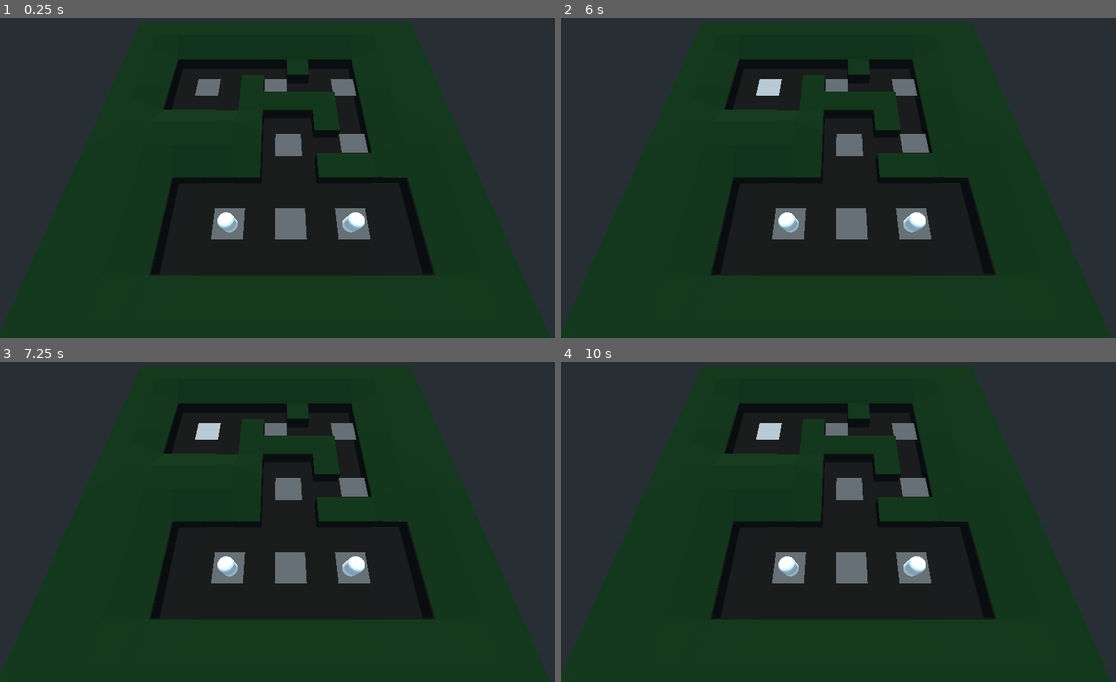
Above: before the commit, frames 1-4 (two rows, left to right).
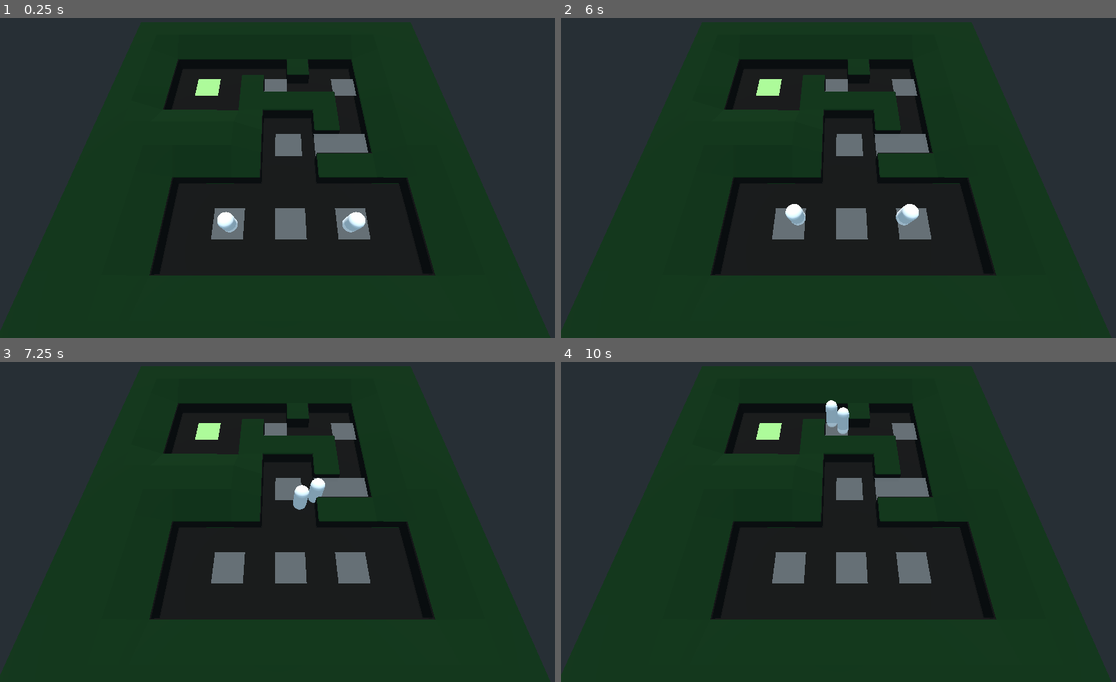
Above: after the commit, the same moments.

Repository: rubenMiller/rwu-spieleentwicklung-project
Game: Godot game, scene res://levels/pathfinding.tscn
Two runs of this game, one before a commit and one after it. Both use one fixed random seed, a clock stepped at 60 frames per second and the inputs below.
Inputs (mouse positions are in pixels of both pictures, inside the frame that each line leads up to):
- Up to frame 1 (0.25 s): no input
- Up to frame 2 (6 s): tap Enter (ui_accept) at 0.5, 0.77, 1.25, 1.52, 2, 2.75, 3.02, 3.5, 3.77, 4.25, 4.52 s; move the mouse to (960, 158) at 0.52 s; press the mouse at (960, 158) at 0.53 s; move the mouse to (727, 190) at 1.27 s; release the mouse at (727, 190) at 1.28 s; click (727, 190) at 1.35 s; move the mouse to (894, 104) at 2.02 s; hold Right mouse button (mouse_right) 2.03-2.78 s; click (894, 104) at 2.3 s; move the mouse to (810, 242) at 2.77 s; click (810, 242) at 2.85 s; move the mouse to (1005, 222) at 3.52 s; press the mouse at (1005, 222) at 3.53 s; move the mouse to (672, 126) at 4.27 s; release the mouse at (672, 126) at 4.28 s; right-click (672, 126) at 4.35 s; click (672, 126) at 4.55 s; move the mouse to (866, 174) at 5.02 s; press the mouse at (866, 174) at 5.03 s; move the mouse to (755, 94) at 5.77 s; release the mouse at (755, 94) at 5.78 s; click (755, 94) at 5.85 s
- Up to frame 3 (7.25 s): tap Enter (ui_accept) at 6.02, 6.77 s; move the mouse to (399, 502) at 6.52 s; hold Right mouse button (mouse_right) from 6.53 s (still down); click (399, 502) at 6.8 s
- Up to frame 4 (10 s): move the mouse to (727, 534) at 7.27 s; release Right mouse button (mouse_right) at 7.28 s; click (727, 534) at 7.35 s; tap Enter (ui_accept) at 7.52, 9.02, 9.77 s; move the mouse to (894, 448) at 8.02 s; press the mouse at (894, 448) at 8.03 s; move the mouse to (810, 586) at 8.77 s; release the mouse at (810, 586) at 8.78 s; right-click (810, 586) at 8.85 s; click (810, 586) at 9.05 s; move the mouse to (1005, 566) at 9.52 s; press the mouse at (1005, 566) at 9.53 s

The runs differ from the first frame. In frame 1, 0.5% of the frame differs, in the area x 35-66%, y 19-66%; in frame 2, 1.1%; in frame 3, 1.1%; in frame 4, 1.2%, in the area x 35-66%, y 11-68%.

Commit message:
First changes for Troops and tried to tidy up tiles

Diff:
--- a/godot-files/Entities/Troop.gd
+++ b/godot-files/Entities/Troop.gd
@@ -1,69 +1,41 @@
 extends KinematicBody
 
-signal Won
+export var idleMaterial: Material
+export var selectedMaterial: Material
 
-var path = []
-var path_node = 0
+onready var selected = false
+onready var tile_handler = get_node("../tile_handler")
+onready var _agent: NavigationAgent = $NavigationAgent
 
-var speed = 10
-
-onready var nav = get_parent()
-onready var move = false
-onready var tile_handler = get_node("../tile_handler")
-onready var navigating_to_win_tile = false
-
-var idleMaterial: Material =  load("res://Art/materials/troop_idle_Material.tres")
-var selectedMaterial: Material = load("res://Art/materials/troop_selected_Material.tres")
+var _velocity := Vector3.ZERO
 
 func _ready():
 	$Label3D.hide()
 	$MeshInstance.material_override = idleMaterial
-	print(tile_handler)
+	_agent.set_target_location(global_transform.origin)
 	tile_handler.connect("tile_selected", self, "move") # aufruf der move funktion
 
 func _physics_process(delta: float) -> void:
-	if path_node < path.size():
-		var direction = (path[path_node] - global_transform.origin)
-		if direction.length() < 1:
-			path_node += 1
-		else:
-			move_and_slide(direction.normalized() * speed)
-		if path_node == path.size():
-			move_and_collide(direction.normalized())
-			if navigating_to_win_tile == true:
-				emit_signal("Won")
+	if _agent.is_navigation_finished():
+		return
+
+	var direction := global_transform.origin.direction_to(_agent.get_next_location())
+	direction.normalized()
+	_velocity = direction * 10
+	_velocity = move_and_slide(_velocity)
+
+func _unhandled_input(event: InputEvent) -> void:
+	handle_input(event)
+	#_state._unhandled_input(event)
 
 func move(child):
+		_agent.set_target_location(child.global_transform.origin)
 
-	if(child.filename == "res://Tiles/Tile.tscn"):
-		navigating_to_win_tile = false
-	if(child.filename == "res://win_tile/win_tile.tscn"):
-		print("On the way to the win")
-		navigating_to_win_tile = true
-	move_to(child.global_transform.origin)
-
-func move_to(target_pos):
-	if move == true:
-		path = nav.get_simple_path(global_transform.origin, target_pos)
-		print(global_transform.origin)
-		print(target_pos)
-		path_node = 0
-
-
-func _on_Area_input_event(camera, event, position, normal, shape_idx):
-	pass
-#	if event.is_action_pressed("mouse_left"):
-#		print("Troop pressed")
-#		if move == true:
-#			print("move to false")
-#			print(material)
-#			material.albedo_color = Color(1, 1, 1)
-#			move = false
-#		elif move == false:
-#			print(material)
-#			print("move to true")
-#			material.albedo_color = Color(1, 0, 0)
-#			move = true
+func handle_input(event):
+	if event:
+		tile_handler.connect("tile_selected", self, "move")
+	else:
+		tile_handler.disconnect("tile_selected", self, "move")
 
 
 func _on_SelectionArea_selection_toggled(selection):
@@ -71,8 +43,7 @@
 	if selection:
 		$Label3D.show()
 		$MeshInstance.material_override = selectedMaterial
-		move = true
+		selected = true
 	else:
 		$Label3D.hide()
 		$MeshInstance.material_override = idleMaterial
-		move = false
--- a/godot-files/Entities/Troop.tscn
+++ b/godot-files/Entities/Troop.tscn
@@ -1,7 +1,9 @@
-[gd_scene load_steps=8 format=2]
+[gd_scene load_steps=10 format=2]
 
 [ext_resource path="res://Entities/Troop.gd" type="Script" id=1]
 [ext_resource path="res://Entities/SelectionArea.gd" type="Script" id=2]
+[ext_resource path="res://Art/materials/troop_idle_Material.tres" type="Material" id=3]
+[ext_resource path="res://Art/materials/troop_selected_Material.tres" type="Material" id=4]
 
 [sub_resource type="SpatialMaterial" id=6]
 
@@ -18,6 +20,8 @@
 
 [node name="Troop" type="KinematicBody"]
 script = ExtResource( 1 )
+idleMaterial = ExtResource( 3 )
+selectedMaterial = ExtResource( 4 )
 
 [node name="MeshInstance" type="MeshInstance" parent="."]
 transform = Transform( 1, 0, 0, 0, -4.37114e-08, -1, 0, 1, -4.37114e-08, 0, 0, 0 )
@@ -41,5 +45,8 @@
 text = "Selected
 "
 
+[node name="NavigationAgent" type="NavigationAgent" parent="."]
+target_desired_distance = 0.1
+
 [connection signal="input_event" from="MeshInstance/SelectionArea" to="." method="_on_Area_input_event"]
 [connection signal="selection_toggled" from="MeshInstance/SelectionArea" to="." method="_on_SelectionArea_selection_toggled"]
--- a/godot-files/Tiles/Tile.gd
+++ b/godot-files/Tiles/Tile.gd
@@ -2,19 +2,16 @@
 
 signal tile_selected(vector)
 
-
-var selectedMaterial: Material = load("res://Art/materials/tile_selected.tres")
-var unselectedMaterial: Material = load("res://Art/materials/tile_unselected.tres")
+export var selectedMaterial: Material
+export var unselectedMaterial: Material
 
 func _ready():
 	$MeshInstance.material_override = unselectedMaterial
 
-
 func _on_Area_input_event(camera, event, position, normal, shape_idx):
 	if event.is_action_pressed("mouse_left"):
-		print("I am node at: ", global_transform.origin)
+		emit_signal("tile_selected", self)
 		$MeshInstance.material_override = selectedMaterial
-		emit_signal("tile_selected", self)
-		print("signal emitted")
+
 	if event.is_action_pressed("mouse_right"):
 		$MeshInstance.material_override = unselectedMaterial
--- a/godot-files/Tiles/Tile.tscn
+++ b/godot-files/Tiles/Tile.tscn
@@ -1,6 +1,8 @@
-[gd_scene load_steps=6 format=2]
+[gd_scene load_steps=8 format=2]
 
 [ext_resource path="res://Tiles/Tile.gd" type="Script" id=1]
+[ext_resource path="res://Art/materials/tile_selected.tres" type="Material" id=2]
+[ext_resource path="res://Art/materials/tile_unselected.tres" type="Material" id=3]
 
 [sub_resource type="ConcavePolygonShape" id=8]
 
@@ -13,8 +15,10 @@
 [sub_resource type="BoxShape" id=11]
 
 [node name="Tile" type="KinematicBody"]
-transform = Transform( 2, 0, 0, 0, 1, 0, 0, 0, 2, 7, 2, 4 )
+transform = Transform( 2, 0, 0, 0, 1, 0, 0, 0, 2, 0, 0, 0 )
 script = ExtResource( 1 )
+selectedMaterial = ExtResource( 2 )
+unselectedMaterial = ExtResource( 3 )
 
 [node name="StaticBody" type="StaticBody" parent="."]
 
--- a/godot-files/levels/pathfinding.tscn
+++ b/godot-files/levels/pathfinding.tscn
@@ -43,16 +43,16 @@
 
 [node name="tile_handler" parent="Navigation" instance=ExtResource( 3 )]
 
-[node name="Tile1" parent="Navigation/tile_handler" instance=ExtResource( 2 )]
+[node name="Tile1" parent="Navigation/tile_handler" groups=["StartTile"] instance=ExtResource( 2 )]
 transform = Transform( 2, 0, 0, 0, 1, 0, 0, 0, 2, -8, 3, -14 )
 
 [node name="Tile7" parent="Navigation/tile_handler" instance=ExtResource( 2 )]
 transform = Transform( 2, 0, 0, 0, 1, 0, 0, 0, 2, -10, 3, 10 )
 
-[node name="Tile5" parent="Navigation/tile_handler" instance=ExtResource( 2 )]
+[node name="Tile5" parent="Navigation/tile_handler" groups=["StartTile"] instance=ExtResource( 2 )]
 transform = Transform( 2, 0, 0, 0, 1, 0, 0, 0, 2, 0, 3, -14 )
 
-[node name="Tile2" parent="Navigation/tile_handler" instance=ExtResource( 2 )]
+[node name="Tile2" parent="Navigation/tile_handler" groups=["StartTile"] instance=ExtResource( 2 )]
 transform = Transform( 2, 0, 0, 0, 1, 0, 0, 0, 2, 8, 3, -14 )
 
 [node name="Tile3" parent="Navigation/tile_handler" instance=ExtResource( 2 )]
@@ -60,6 +60,9 @@
 
 [node name="Tile4" parent="Navigation/tile_handler" instance=ExtResource( 2 )]
 transform = Transform( 2, 0, 0, 0, 1, 0, 0, 0, 2, -10, 3, -2 )
+
+[node name="Tile8" parent="Navigation/tile_handler" instance=ExtResource( 2 )]
+transform = Transform( 2, 0, 0, 0, 1, 0, 0, 0, 2, -6, 3, -2 )
 
 [node name="Tile6" parent="Navigation/tile_handler" instance=ExtResource( 2 )]
 transform = Transform( 2, 0, 0, 0, 1, 0, 0, 0, 2, 0, 3, -2 )
@@ -97,5 +100,7 @@
 Press Enter to restart"
 align = 1
 
-[connection signal="Won" from="Navigation/Troop" to="." method="_on_Troop_Won"]
-[connection signal="Won" from="Navigation/Troop2" to="." method="_on_Troop_Won"]
+[node name="GridMap" type="GridMap" parent="."]
+__meta__ = {
+"_editor_clip_": 0
+}
--- a/godot-files/tile_handler/tile_handler.gd
+++ b/godot-files/tile_handler/tile_handler.gd
@@ -2,6 +2,7 @@
 
 # export(NodePath) var troop
 signal tile_selected(vector)
+
 
 # Called when the node enters the scene tree for the first time.
 func _ready():
